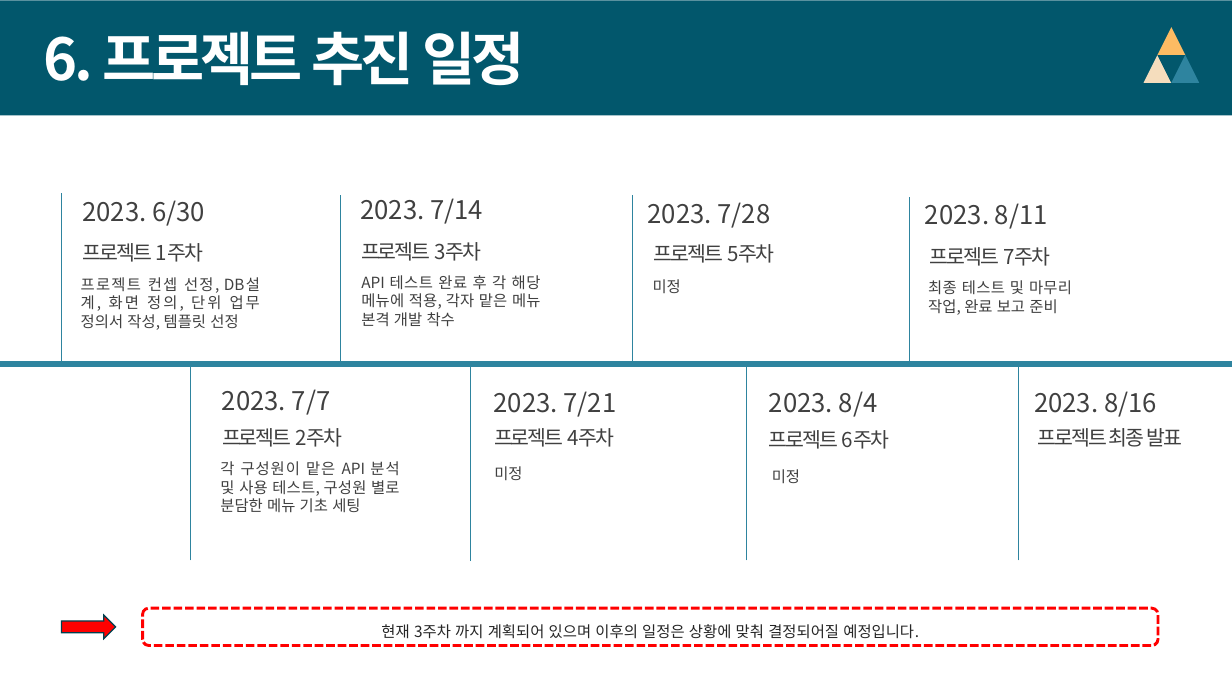
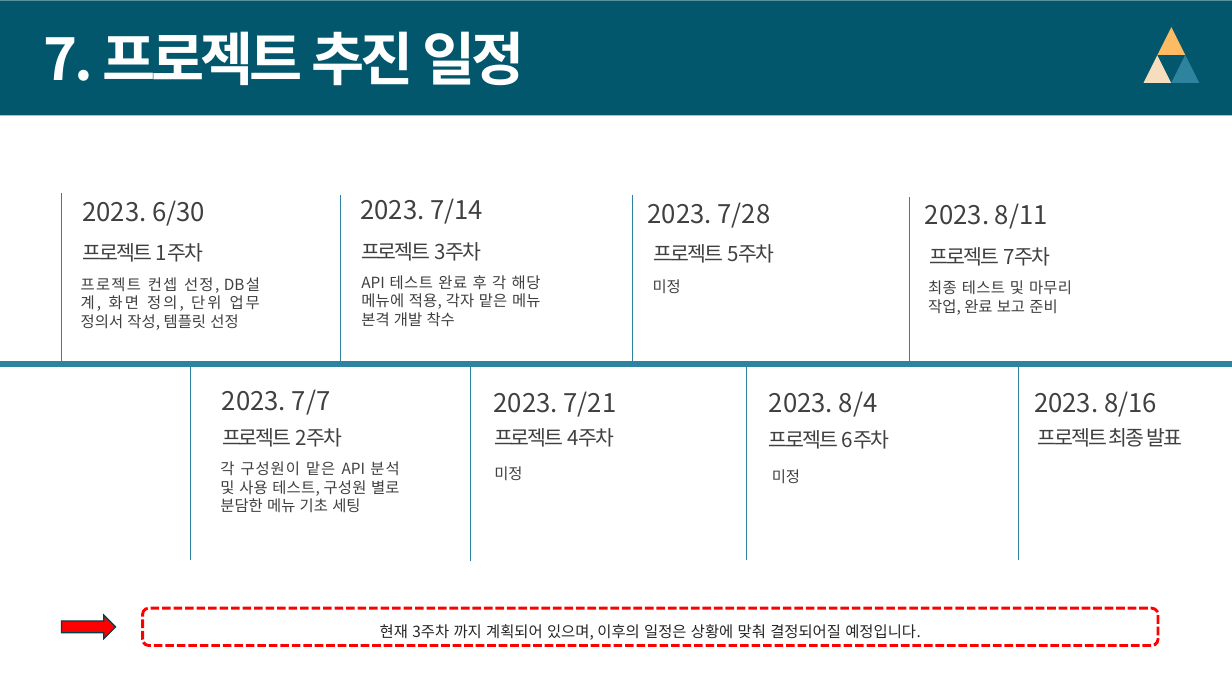
Before and after one commit to dw-final-project/dwFinal, a slide deck: slide 17 of dw 최종 프로젝트 착수 발표 ppt.pptx (slide 10 before the commit). Drawn at 1232x693 pixels with LibreOffice and Linux fonts; fonts in the diff are those of the drawing. Boxes give left, top, right and bottom in pixels: in the first picture for what was removed or moved away, otherwise in the second. Text is boxed around its words. In the diff, an @@ line names an element or a change of style, - is before the commit and + after.

```diff
--- a/dw 최종 프로젝트 착수 발표 ppt.pptx
+++ b/dw 최종 프로젝트 착수 발표 ppt.pptx
@@ text at (44, 31, 525, 86): text changed @@
-6. 프로젝트 추진 일정
+7. 프로젝트 추진 일정
@@ text at (380, 624, 920, 640): text changed @@
-현재 3주차 까지 계획되어 있으며 이후의 일정은 상황에 맞춰 결정되어질 예정입니다.
+현재 3주차 까지 계획되어 있으며, 이후의 일정은 상황에 맞춰 결정되어질 예정입니다.
```
Also in this commit, not shown: 1 other slide changed, 7 slides added, 1 other file.
